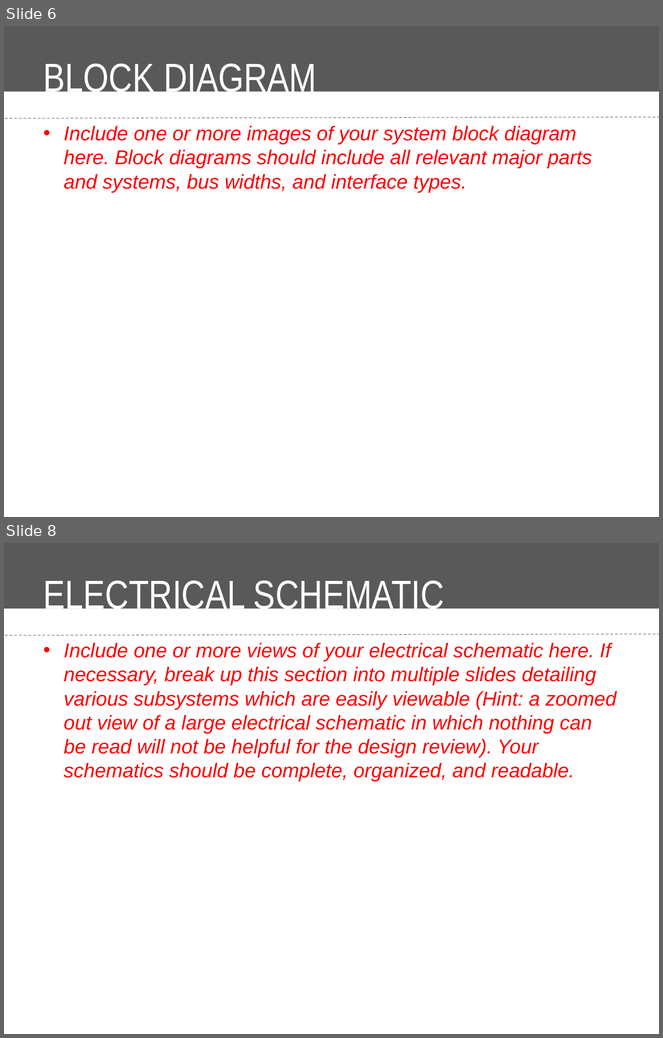
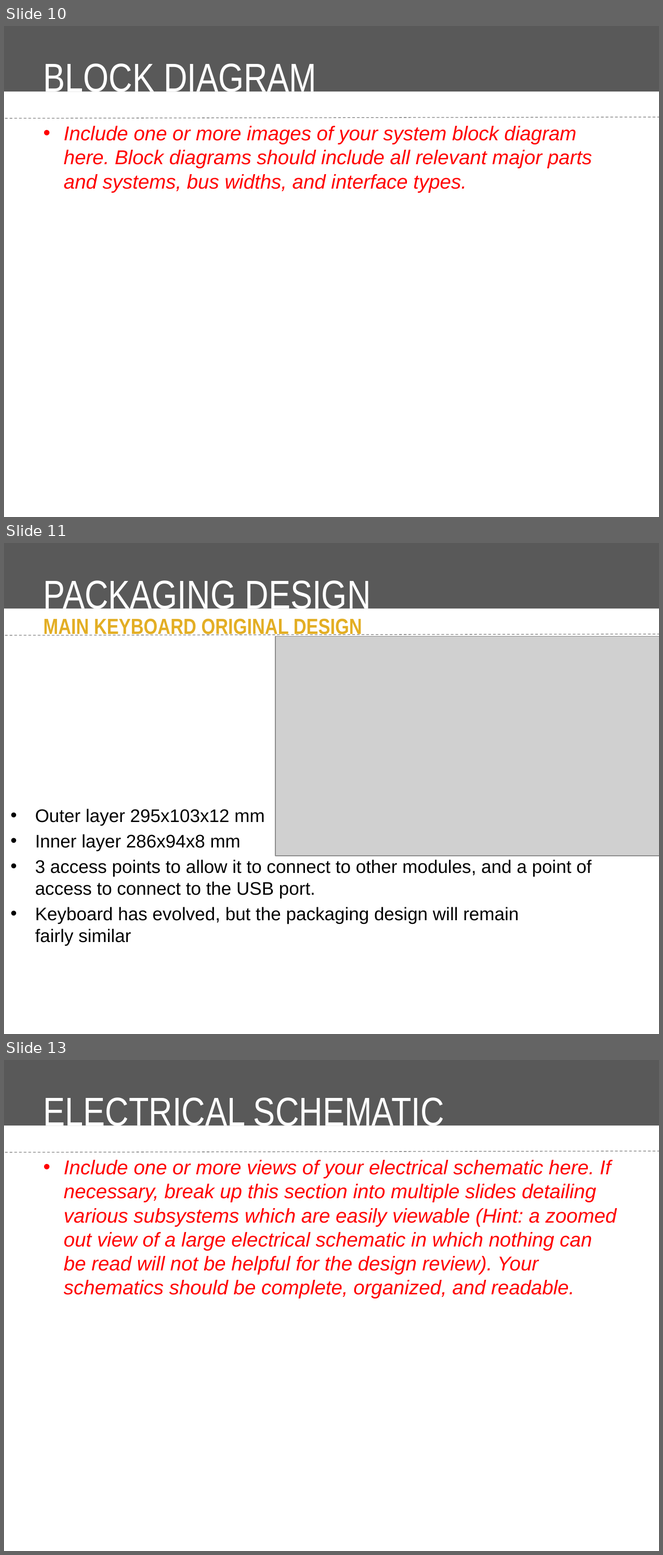
Before and after one commit to Ashassins/NYAKB, a slide deck: Midterm Review Presentation/Midterm Design Review Presentation Template.pptx. Shown one above the other, each under a label of ours: slides 6 and 8 before the commit, slides 10, 11 and 13 after it; the slides between them are not shown. The pictures are 663x1038 and 663x1555 pixels, drawn with LibreOffice and Linux fonts; fonts in the diff are those of the drawing; grey boxes stand for pictures; background and template pictures are left out. Boxes give left, top, right and bottom in pixels: in the first picture for what was removed or moved away, otherwise in the second. Text is boxed around its words. In the diff, an @@ line names an element or a change of style, - is before the commit and + after.

```diff
--- a/Midterm Review Presentation/Midterm Design Review Presentation Template.pptx
+++ b/Midterm Review Presentation/Midterm Design Review Presentation Template.pptx
@@ slide 11 added at (4,543,659,1034), background #FFFFFF; not listed: 2 template elements that a slide beside it also shows @@
@@ title added at (44,580,371,616), 44 pt, text #FFFFFF @@
+PACKAGING DESIGN
@@ text added at (44,616,362,639), 24 pt, text #E3AE24, bold @@
+MAIN KEYBOARD ORIGINAL DESIGN
@@ picture added at (275,636,659,856) @@
@@ text added at (35,809,592,946), 20 pt, text #000000 @@
+• Outer layer 295x103x12 mm
+• Inner layer 286x94x8 mm
+• 3 access points to allow it to connect to other modules, and a point of access to connect to the USB port.
+• Keyboard has evolved, but the packaging design will remain fairly similar
@@ what was slide 6 is now slide 10 @@
@@ what was slide 8 is now slide 13 @@
```
Also in this commit, not shown: 5 slides changed, 5 other slides added, 1 slide removed, 1 other file.
